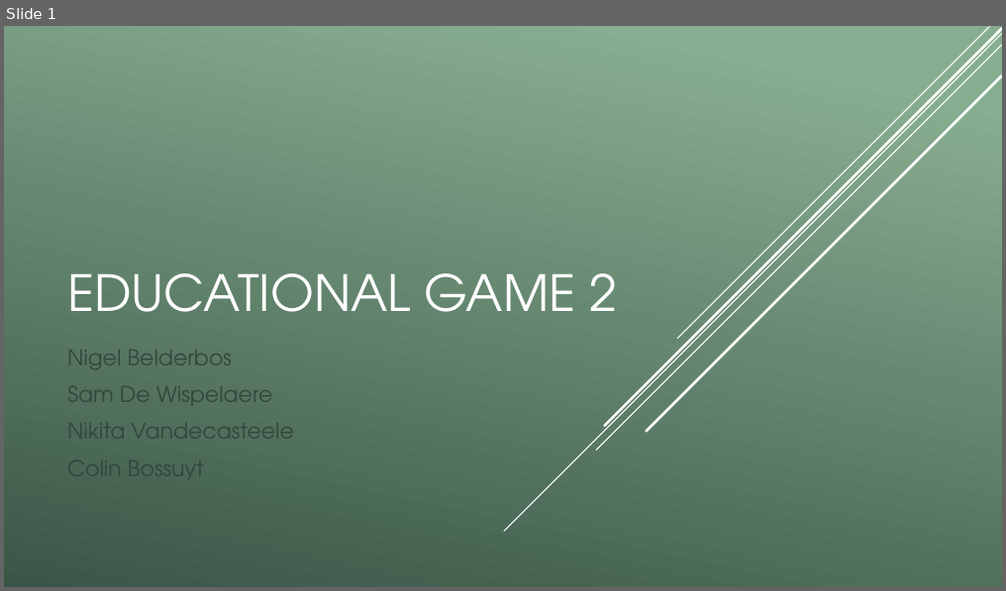
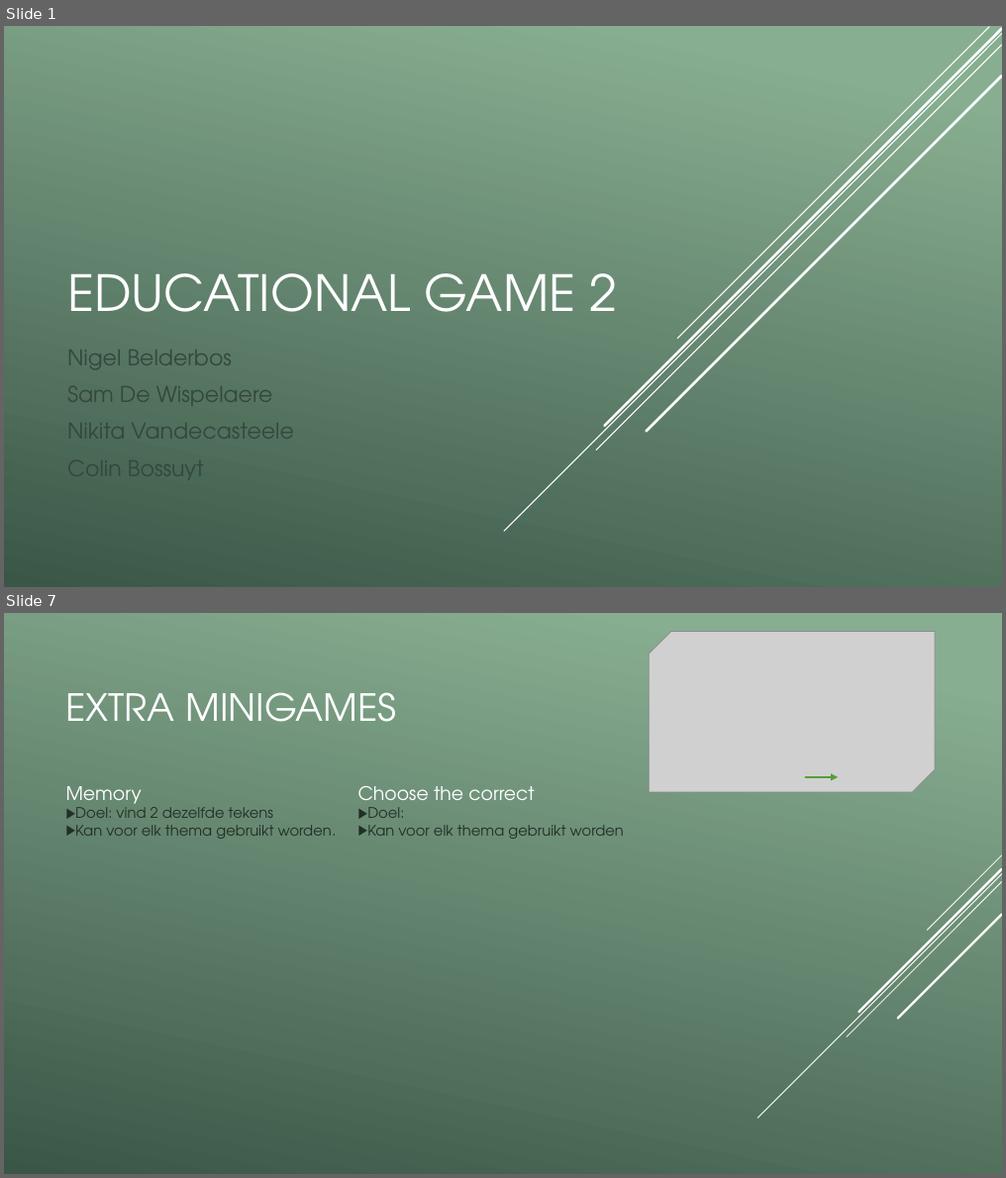
Before and after one commit to vives-project-xp/EducationalGame2, a slide deck: Educational_game_2.pptx. Shown one above the other, each under a label of ours: slide 1 before the commit, slides 1 and 7 after it; the slides between them are not shown. The pictures are 1006x591 and 1006x1178 pixels, drawn with LibreOffice and Linux fonts; fonts in the diff are those of the drawing; grey boxes stand for pictures; background and template pictures are left out. Boxes give left, top, right and bottom in pixels: in the first picture for what was removed or moved away, otherwise in the second. Text is boxed around its words. In the diff, an @@ line names an element or a change of style, - is before the commit and + after.

```diff
--- a/Educational_game_2.pptx
+++ b/Educational_game_2.pptx
@@ slide 7 added at box(4, 613, 1002, 1174), background gradient #88AE92 to #3B5647 @@
@@ picture added at box(649, 632, 936, 792) @@
@@ title added at box(66, 692, 396, 722), 36 pt, text #FFFFFF @@
+EXTRA MINIGAMES
@@ text added at box(66, 786, 337, 839), 14 pt, text #223028 @@
+Memory
+▶ Doel: vind 2 dezelfde tekens
+▶ Kan voor elk thema gebruikt worden.
@@ text added at box(358, 786, 624, 839), 14 pt, text #223028 @@
+Choose the correct
+▶ Doel:
+▶ Kan voor elk thema gebruikt worden
@@ arrow added from (806, 777) to (838, 777), #549E39 2.25 pt @@
@@ group added at box(757, 856, 1002, 1118): 5 lines @@
```
Also in this commit, not shown: 6 slides changed, 1 other slide added, 1 slide removed, 2 other files.
